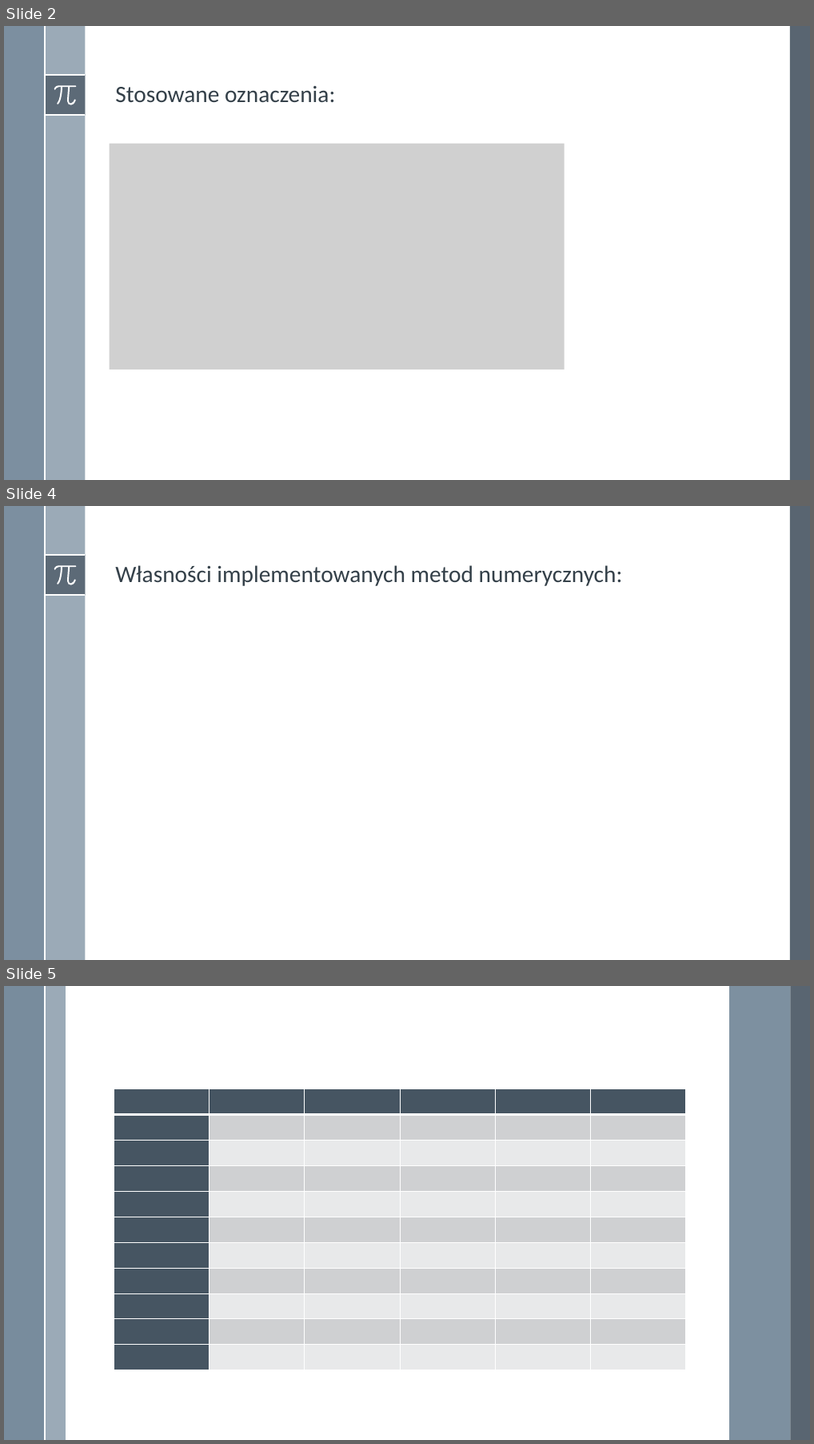
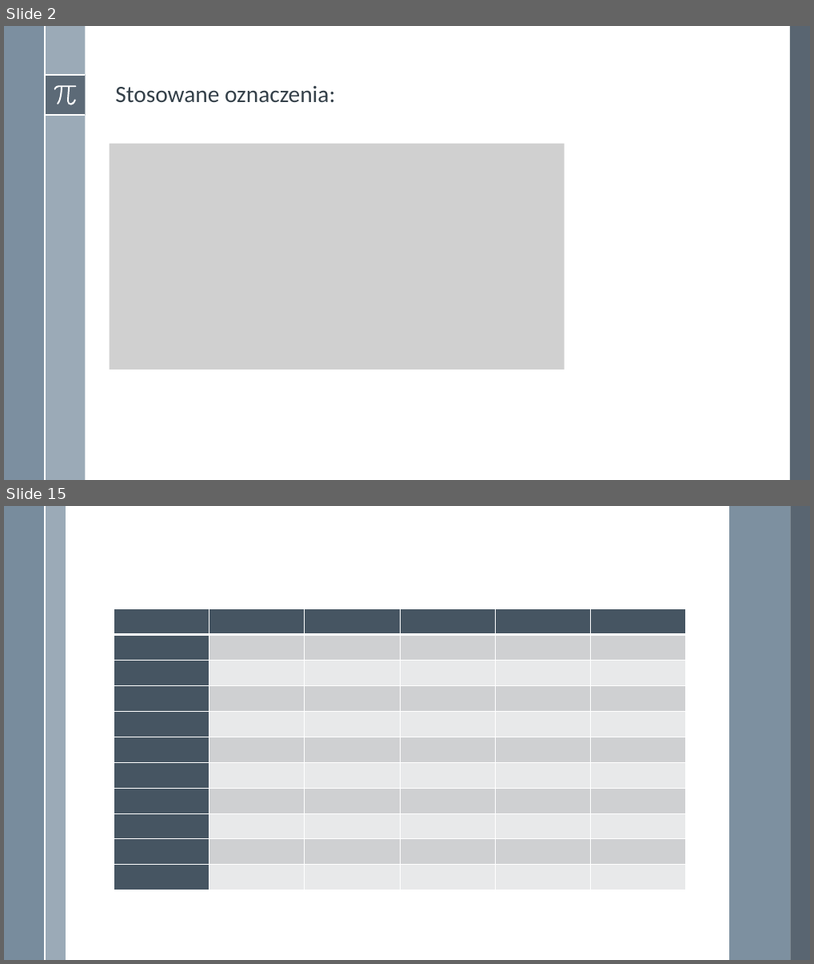
Before and after one commit to adamgracikowski/Numerical-Methods, a slide deck: Project2/Presentation/P2Z20_AGR.pptx. Shown one above the other, each under a label of ours: slides 2, 4 and 5 before the commit, slides 2 and 15 after it; the slides between them are not shown. The pictures are 814x1444 and 814x964 pixels, drawn with LibreOffice and Linux fonts; fonts in the diff are those of the drawing; grey boxes stand for pictures. Boxes give left, top, right and bottom in pixels: in the first picture for what was removed or moved away, otherwise in the second. Text is boxed around its words. In the diff, an @@ line names an element or a change of style, - is before the commit and + after.

```diff
--- a/Project2/Presentation/P2Z20_AGR.pptx
+++ b/Project2/Presentation/P2Z20_AGR.pptx
@@ slide 4 removed at bbox=[4, 506, 810, 960], background #FFFFFF; not listed: 8 template elements that a slide beside it also shows @@
@@ title removed at bbox=[115, 565, 623, 586] @@
-Własności implementowanych metod numerycznych:
@@ what was slide 5 is now slide 15 @@
```
Also in this commit, not shown: 1 slide changed, 11 slides added.
